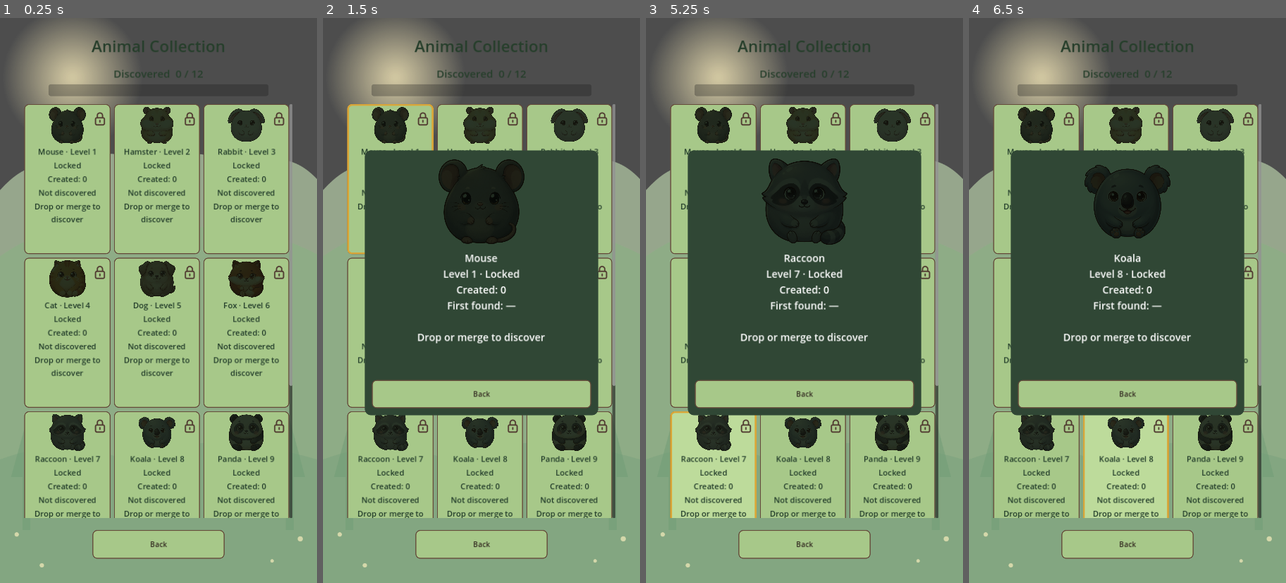
Above: before the commit, frames 1-4 (left to right).
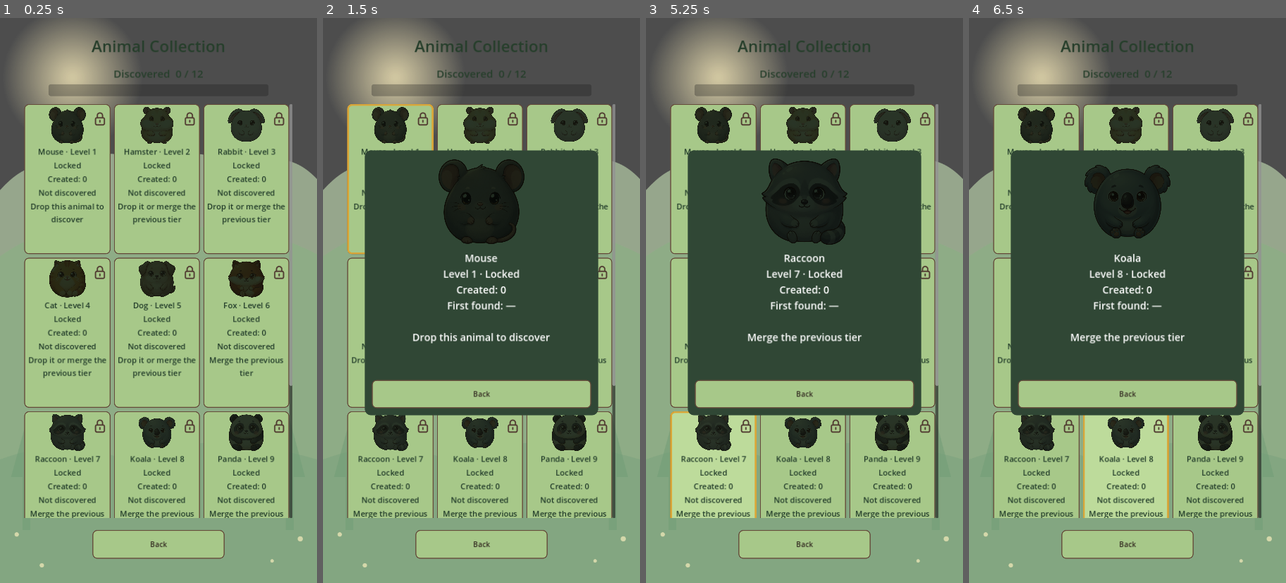
Above: after the commit, the same moments.

Repository: sandikovcusu-commits/MergeAnimal
Game: Godot game, scene res://scenes/ui/Collection.tscn
Two runs of this game, one before a commit and one after it. Both use one fixed random seed, a clock stepped at 60 frames per second and the inputs below. This scene is started directly instead of the project's main scene.
Inputs (mouse positions are in pixels of both pictures, inside the frame that each line leads up to):
- Up to frame 1 (0.25 s): no input
- Up to frame 2 (1.5 s): click (389, 181) at 0.5 s; click (481, 181) at 1.25 s
- Up to frame 3 (5.25 s): click (893, 181) at 2 s; click (712, 334) at 2.75 s; click (804, 334) at 3.5 s; click (893, 334) at 4.25 s; click (712, 486) at 5 s
- Up to frame 4 (6.5 s): click (1127, 486) at 5.75 s

The runs differ from the first frame. In frame 1, 1.7% of the frame differs, in the area x 9-90%, y 32-89%; in frame 2, 0.9%; in frame 3, 0.9%; in frame 4, 0.9%.

Commit message:
Describe tier-specific animal discovery conditions
Co-authored-by: arena-agent <297053741+arena-agent@users.noreply.github.com>

Diff:
--- a/MergeAnimals/scripts/ui/Collection.gd
+++ b/MergeAnimals/scripts/ui/Collection.gd
@@ -37,7 +37,7 @@
 		var art := TextureRect.new(); art.name = "Sprite"; art.custom_minimum_size = Vector2(100, 86); art.texture = data.sprite; art.expand_mode = TextureRect.EXPAND_IGNORE_SIZE; art.stretch_mode = TextureRect.STRETCH_KEEP_ASPECT_CENTERED; art.mouse_filter = Control.MOUSE_FILTER_IGNORE
 		if not unlocked: art.modulate = Color(0.12, 0.16, 0.13, 0.92)
 		column.add_child(art)
-		for line in ["%s · %s %d" % [tr(data.translation_key), tr( …(193 unchanged characters)… " + IDS[i].to_upper()) if unlocked else tr("UNLOCK_HINT")]:
+		for line in ["%s · %s %d" % [tr(data.translation_key), tr( …(193 unchanged characters)… " + IDS[i].to_upper()) if unlocked else _unlock_hint(i)]:
 			var label := Label.new(); label.text = line; label.horizontal_alignment = HORIZONTAL_ALIGNMENT_CENTER; label.add_the …(230 unchanged characters)…
 		if not unlocked:
 			var lock := TextureRect.new(); lock.name = "Lock"; lock.texture = load("res://assets/ui/icons/lock.svg"); lock.position = Vector2(148, 10); lock.size = Vector2(24, 24); lock.expand_mode = TextureRect.EXPAND_IGNORE_SIZE; lock.mouse_filter = Control.MOUSE_FILTER_IGNORE; card.add_child(lock)
@@ -62,5 +62,9 @@
 	var unlocked := int(entry.count) > 0
 	detail_image.texture = data.sprite
 	detail_image.modulate = Color.WHITE if unlocked else Color(0.12, 0.16, 0.13, 0.92)
-	detail_label.text = "%s\n%s %d · %s\n%s: %d\n%s: %s\n\n%s"  …(204 unchanged characters)… IDS[index].to_upper()) if unlocked else tr("UNLOCK_HINT")]
+	detail_label.text = "%s\n%s %d · %s\n%s: %d\n%s: %s\n\n%s"  …(204 unchanged characters)… IDS[index].to_upper()) if unlocked else _unlock_hint(index)]
 	detail.visible = true
+
+func _unlock_hint(index: int) -> String:
+	if index == 0: return tr("UNLOCK_DROP_ONLY")
+	return tr("UNLOCK_HINT") if index < 5 else tr("UNLOCK_MERGE_ONLY")
--- a/MergeAnimals/scripts/ui/UIStrings.gd
+++ b/MergeAnimals/scripts/ui/UIStrings.gd
@@ -21,10 +21,10 @@
 	for locale in save_messages:
 		messages[locale].merge(save_messages[locale])
 	var collection_messages := {
-		"en": {"DATA_UNAVAILABLE":"Saved data is unavailable. Your …(257 unchanged characters)… ":"Not discovered", "UNLOCK_HINT":"Drop or merge to discover", "FIRST_FOUND":"First found", "TOTAL …(300 unchanged characters)…
-		"az": {"DATA_UNAVAILABLE":"Saxlanmış məlumat əlçatan deyil …(274 unchanged characters)… şf edilməyib", "UNLOCK_HINT":"Sal və ya birləşdir", "FIRST_FOUND":"İlk kəşf", "T …(305 unchanged characters)…
-		"tr": {"DATA_UNAVAILABLE":"Kayıtlı veriler kullanılamıyor. …(269 unchanged characters)… eşfedilmedi", "UNLOCK_HINT":"Bırak veya birleştir", "FIRST_FOUND":"İlk keşif", " …(311 unchanged characters)…
-		"ru": {"DATA_UNAVAILABLE":"Сохранённые данные недоступны.  …(262 unchanged characters)… ", "UNLOCK_HINT":"Бросьте или объедините", "FIRST_FOUND":"Впервые найдено", "TOT …(301 unchanged characters)…
+		"en": {"DATA_UNAVAILABLE":"Saved data is unavailable. Your …(257 unchanged characters)… ":"Not discovered", "UNLOCK_HINT":"Drop it or merge the previous tier", "UNLOCK_DROP_ONLY":"Drop this animal to discover", "UNLOCK_MERGE_ONLY":"Merge the previous tier", "FIRST_FOUND":"First found", "TOTAL …(300 unchanged characters)…
+		"az": {"DATA_UNAVAILABLE":"Saxlanmış məlumat əlçatan deyil …(274 unchanged characters)… şf edilməyib", "UNLOCK_HINT":"Sal və ya əvvəlki səviyyəni birləşdir", "UNLOCK_DROP_ONLY":"Kəşf etmək üçün bu heyvanı sal", "UNLOCK_MERGE_ONLY":"Əvvəlki səviyyəni birləşdir", "FIRST_FOUND":"İlk kəşf", "T …(305 unchanged characters)…
+		"tr": {"DATA_UNAVAILABLE":"Kayıtlı veriler kullanılamıyor. …(269 unchanged characters)… eşfedilmedi", "UNLOCK_HINT":"Bırak veya önceki seviyeyi birleştir", "UNLOCK_DROP_ONLY":"Keşfetmek için bu hayvanı bırak", "UNLOCK_MERGE_ONLY":"Önceki seviyeyi birleştir", "FIRST_FOUND":"İlk keşif", " …(311 unchanged characters)…
+		"ru": {"DATA_UNAVAILABLE":"Сохранённые данные недоступны.  …(262 unchanged characters)… ", "UNLOCK_HINT":"Бросьте или объедините предыдущий уровень", "UNLOCK_DROP_ONLY":"Бросьте это животное", "UNLOCK_MERGE_ONLY":"Объедините предыдущий уровень", "FIRST_FOUND":"Впервые найдено", "TOT …(301 unchanged characters)…
 	}
 	var animal_names := {
 		"en": ["Mouse", "Hamster", "Rabbit", "Cat", "Dog", "Fox", "Raccoon", "Koala", "Panda", "Bear", "Lion", "Elephant"],
